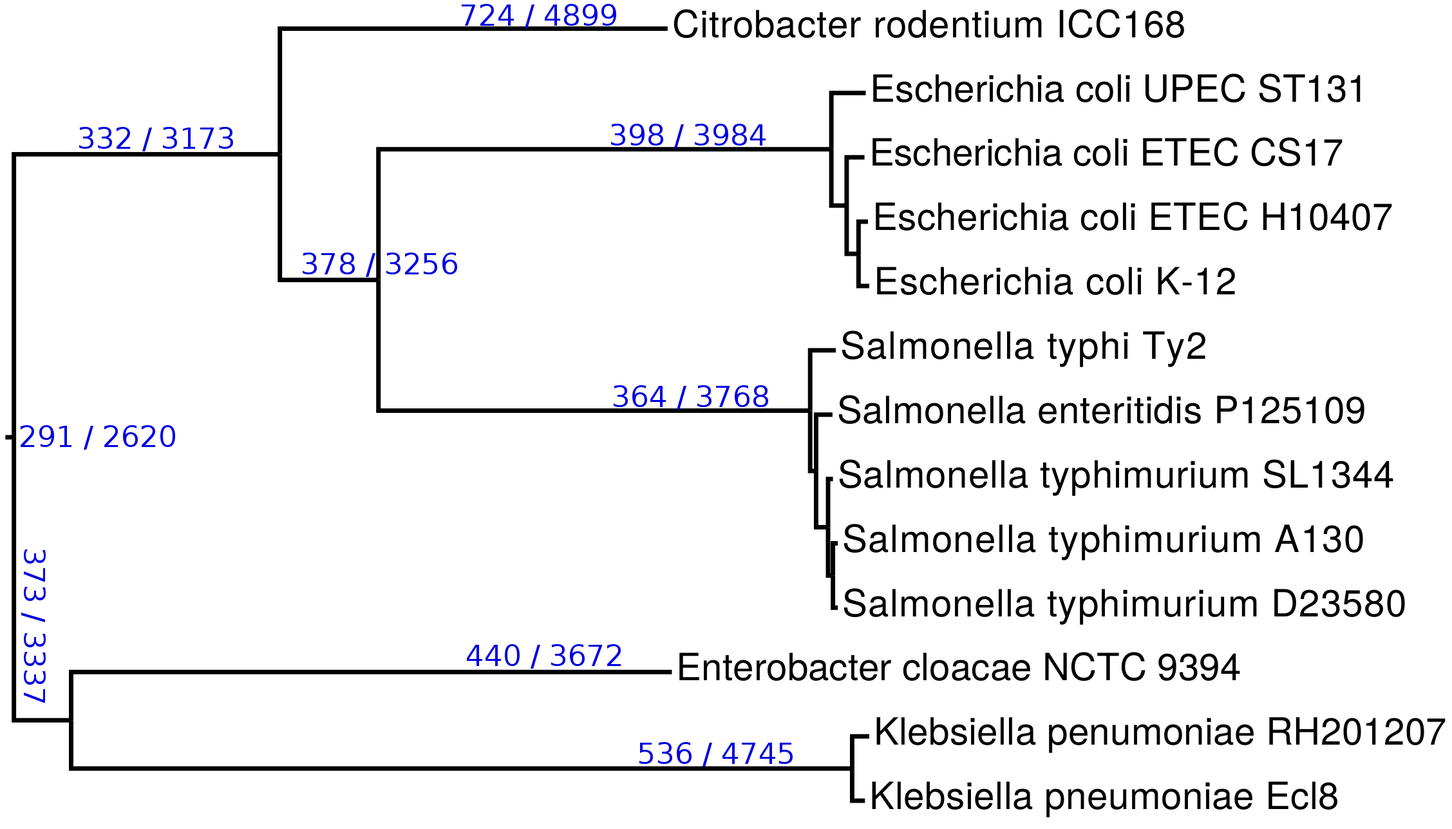
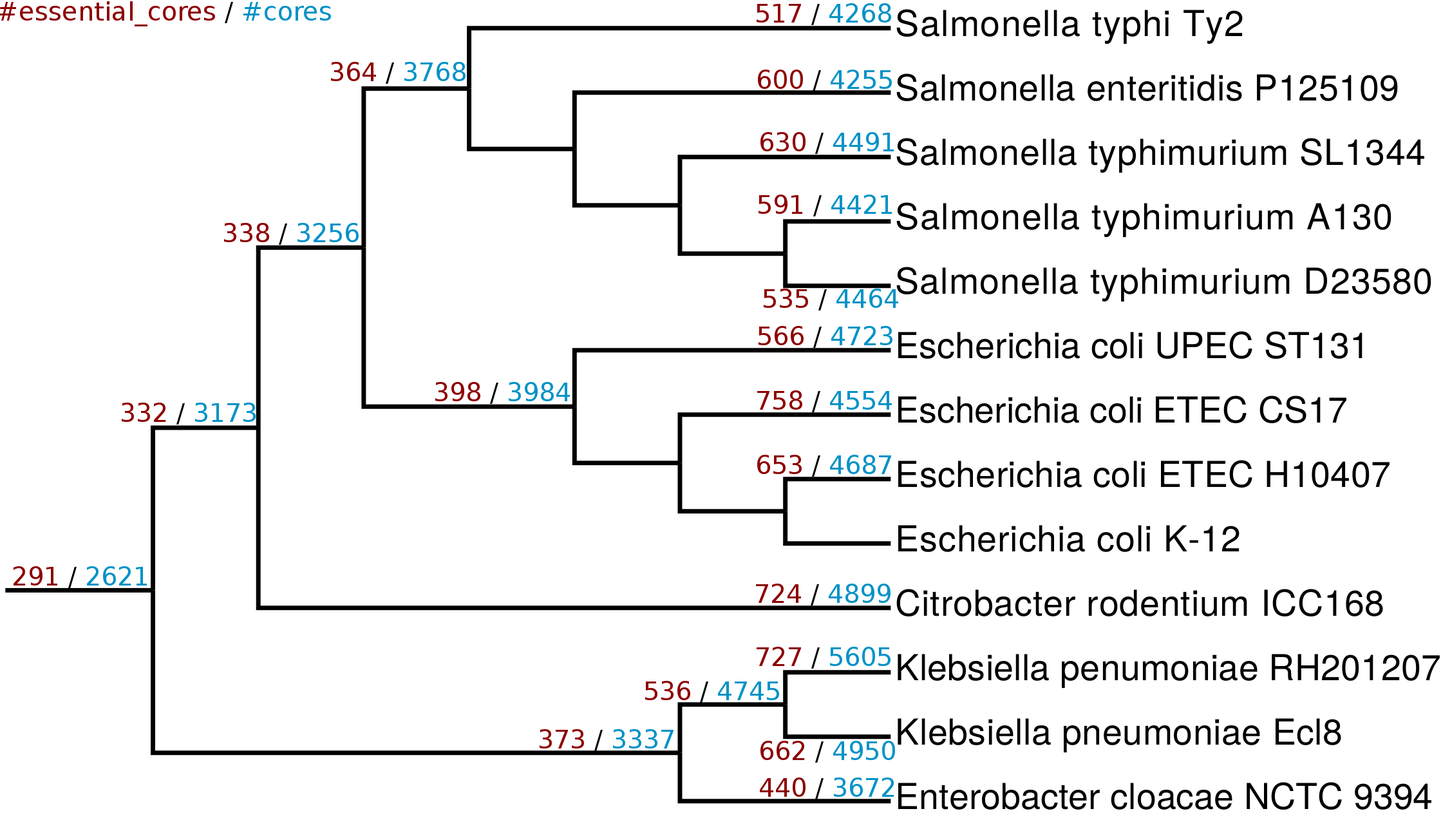
Layers edited between the first and the second 1452 x 829 image:
added layer "#essential_cores / #cores" above "291 / 2621" over [0, 1, 331, 27]
added layer "291 / 2621" above "332 / 3173" over [13, 566, 147, 588]
added layer "332 / 3173" above "373 / 3337" over [121, 402, 256, 425]
added layer "373 / 3337" above "536 / 4745" over [539, 728, 674, 751]
added layer "536 / 4745" above "338 / 3256" over [645, 680, 780, 703]
added layer "338 / 3256" above "398 / 3984" over [224, 222, 359, 245]
moved "398 / 3984" above "364 / 3768", painted on it over [435, 123, 766, 404]
added layer "364 / 3768" above "440 / 3672" over [330, 61, 466, 84]
added layer "440 / 3672" above "662 / 4950" over [759, 777, 895, 800]
added layer "662 / 4950" above "727 / 5605" over [760, 740, 896, 763]
added layer "727 / 5605" above "724 / 4899" over [756, 646, 891, 669]
added layer "724 / 4899" above "653 / 4687" over [755, 583, 891, 606]
renamed "373 / 3337" to "653 / 4687", painted on it over [21, 454, 892, 703]
renamed "536 / 4745" to "758 / 4554", painted on it over [639, 390, 892, 767]
renamed "440 / 3672" to "566 / 4723", painted on it over [466, 325, 893, 669]
renamed "291 / 2620" to "535 / 4464", painted on it over [20, 288, 899, 450]
renamed "332 / 3173" to "591 / 4421", painted on it over [79, 126, 892, 217]
renamed "378 / 3256" to "630 / 4491", painted on it over [302, 132, 894, 277]
renamed "364 / 3768" to "600 / 4255", painted on it over [613, 69, 892, 410]
renamed "724 / 4899" to "517 / 4268", painted on it over [461, 3, 892, 29]
renamed "speciestree-annotated.pdf" to "speciestree.pdf", painted on it over [0, 1, 1446, 818]
